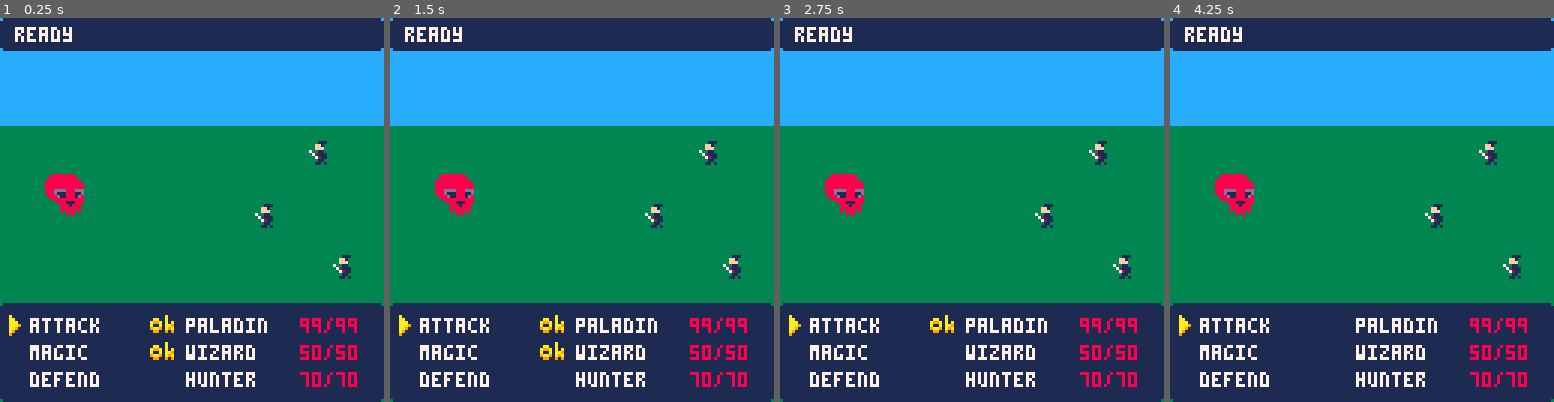
Above: before the commit, frames 1-4 (left to right).
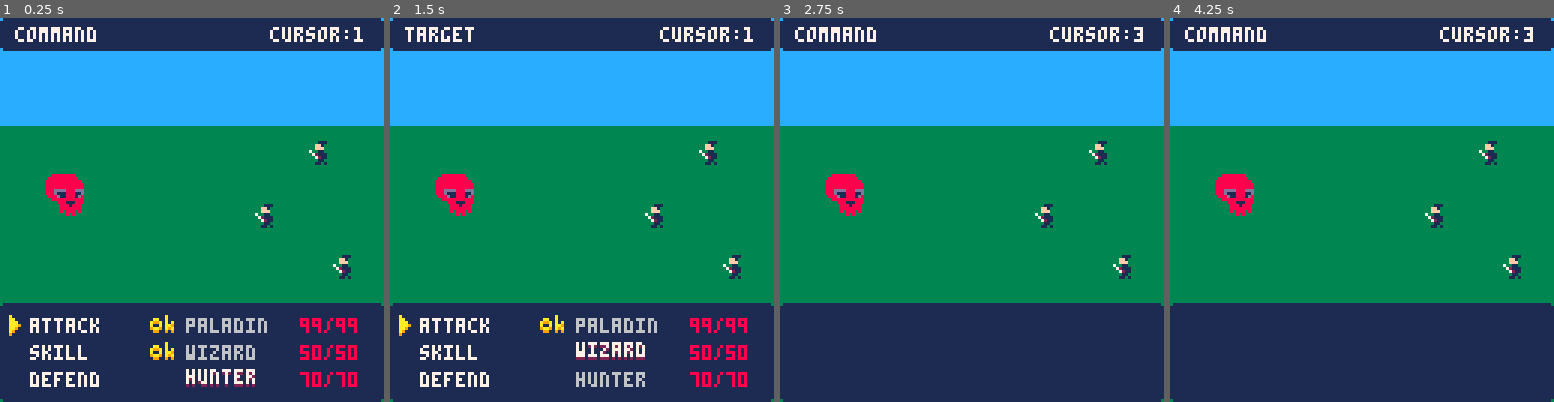
Above: after the commit, the same moments.

Repository: DevonOrxi/pico-rpg
Game: PICO-8 cartridge rpg.p8
Same seed, same stepped clock (60 frames per second), same inputs: the game is played once before the commit and once after it.
Inputs:
- Up to frame 1 (0.25 s): no input
- Up to frame 2 (1.5 s): tap X (X key) at 0.33, 1.07 s; tap O (Z key) at 0.7 s
- Up to frame 3 (2.75 s): hold Right 1.6-2.1 s; tap O (Z key) at 1.7, 2.1, 2.5 s; tap X (X key) at 1.85 s; hold Up 2.15-2.42 s; hold Right from 2.47 s (still down)
- Up to frame 4 (4.25 s): tap O (Z key) every 0.4 s from 2.9 to 4.1 s; tap X (X key) at 2.97, 4.08 s; release Right at 3.03 s; hold Left 3.08-3.58 s; hold Down 3.63-3.97 s; hold Right from 4.02 s (still down)

The runs differ from the first frame. In frame 1, 1.9% of the frame differs, in the area x 3-95%, y 2-97%; in frame 2, 2.1%; in frame 3, 4.0%, in the area x 2-95%, y 2-97%; in frame 4, 3.8%.

Commit message:
Navigation

Diff:
--- a/rpg.p8
+++ b/rpg.p8
@@ -23,16 +23,28 @@
 max_slots = 3
 
 --classes
-cmd = {
-	attack = { name = "attack" },
-	magic = { name = "magic" },
+command = {
+	attack = {
+		name = "attack",
+		tables = {
+			"target"
+		}
+	},
+	skill = {
+		name = "skill",
+		tables = {
+			"skill_sel"
+		}
+	},
 	defend = { name = "defend" }
 }
 
+skill_aux = {}
+
 classes = {
-	paladin = { cmd.attack, cmd.magic, cmd.defend },
-	wizard = { cmd.attack, cmd.magic, cmd.defend },
-	hunter = { cmd.attack, cmd.magic, cmd.defend }
+	paladin = { command.attack, command.skill, command.defend },
+	wizard = { command.attack, command.skill, command.defend },
+	hunter = { command.attack, command.skill, command.defend }
 }
 
 --actor-groups
@@ -41,43 +53,49 @@
 
 --actor-templates
 templates = {
-  paladin = {
-    name = "paladin",
-    m_hp = 99, c_hp = 99,
-    atk  = 7,   def  = 10,
-    spd  = 5,   mag  = 4,
-    spr  = 1,
-    class = classes.paladin
-  },
-
-  wizard = {
-    name = "wizard",
-    m_hp = 50,  c_hp = 50,
-    atk  = 2,   def  = 4,
-    spd  = 3,   mag  = 9,
-    spr  = 1,
-    class = classes.wizard
-  },
-
-  hunter = {
-    name = "hunter",
-    m_hp = 70,  c_hp = 70,
-    atk  = 9,   def  = 6,
-    spd  = 8,   mag  = 1,
-    spr  = 1,
-    class = classes.hunter
-  },
-
-  boss = {
-    name = "boss",
-    m_hp = 2000, c_hp = 2000,
-    atk  = 10,   def  = 5,
-    spd  = 5,    mag  = 5,
-    spr  = 64
-  }
+	paladin = {
+		name = "paladin",
+		m_hp = 99, c_hp = 99,
+		atk = 7, def = 10,
+		spd = 5, mag = 4,
+		spr = 1,
+		skillset = classes.paladin
+	},
+
+	wizard = {
+		name = "wizard",
+		m_hp = 50, c_hp = 50,
+		atk = 2, def = 4,
+		spd = 3, mag = 9,
+		spr = 1,
+		skillset = classes.wizard
+	},
+
+	hunter = {
+		name = "hunter",
+		m_hp = 70, c_hp = 70,
+		atk = 9, def = 6,
+		spd = 8, mag = 1,
+		spr = 1,
+		skillset = classes.hunter
+	},
+
+	boss = {
+		name = "boss",
+		m_hp = 2000, c_hp = 2000,
+		atk = 10, def = 5,
+		spd = 5, mag = 5,
+		spr = 64
+	}
 }
 --navigation
 nav_order_stack = {}
+nav_table_pointer = ""
+nav_cursor_ix = 1
+current_order = nil
+nav_command_table_ix = 0
+nav_current_table = {}
+show_flags = {}
 
 --#pub-func
 function _init()
@@ -90,26 +108,44 @@
 	nav_order_stack = {
 		--PLACEHOLDER
 		{
-			char = pc_slots[1],
 			inputs = {
-				{type="command", input=1},
-				{type="target", input=1}
+				{ type = "command", input = 1 },
+				{ type = "target", input = 1 }
 			}
 		},
 		{
-			char = pc_slots[2],
 			inputs = {
-				{type="command", input=2},
-				{type="skill", input=1},
-				{type="target", input=1}
+				{ type = "command", input = 2 },
+				{ type = "skill_sel", input = 1 },
+				{ type = "target", input = 1 }
 			}
 		}
 	}
+
+	show_flags = {
+		command = {
+			ui_command = draw_command_texts,
+			ui_stats = draw_stats
+		},
+		target = {
+			ui_command = draw_command_texts,
+			ui_stats = draw_stats
+		},
+		skill_sel = {
+			ui_skill_sel = draw_skill_sel
+		}
+	}
+
+	nav_table_pointer = "command"
+	nav_cursor_ix = 1
+	nav_current_table = command
 end
 
 function _update()
 	if b_status == "plan" then
 		plan_loop()
+	elseif b_status == "exec" then
+		print("EXEC")
 	end
 end
 
@@ -119,54 +155,166 @@
 	spr(64, npc_slots[1].x, npc_slots[1].y, 2, 2)
 	draw_party()
 	draw_ui()
+	-- debug:
+	print("cursor:"..tostr(nav_cursor_ix), 90, 3, 7)
 end
 
 --#prv-func
 function plan_loop()
-	local cur_mov = calc_movement()
-
 	if not handle_accept() then
 		if not handle_cancel() then
-			local cur_mov = calc_movement()
+			handle_movement()
 		end
 	end
 end
 
+-- ===== helpers de estado =====
+function cur_char_ix()
+	-- con opción B, el PJ actual es siempre el siguiente al último del stack
+	return #nav_order_stack + 1
+end
+
+function char_for_current()
+	return players[cur_char_ix()]
+end
+
+function get_chain_for_partial()
+	-- devuelve la cadena de submenús de la orden parcial actual (o vacía)
+	if not current_order or #current_order.inputs == 0 then
+		return {}
+	end
+	local char = char_for_current()
+	if not char then
+		return {}
+	end
+	local cmd_ix = current_order.inputs[1].input
+	local cmd = char.skillset[cmd_ix]
+	return (cmd and cmd.tables) or {}
+end
+
+function derive_pointer_from_inputs(inputs)
+	-- setea nav_table_pointer/nav_cursor_ix según el último input de "inputs"
+	if not inputs or #inputs == 0 then
+		nav_table_pointer = "command"
+		nav_cursor_ix = 1
+		return
+	end
+	local last = inputs[#inputs]
+	nav_table_pointer = last.type
+	nav_cursor_ix = last.input
+end
+
+-- cuando terminamos una orden parcial, la pusheamos al stack y preparamos el siguiente PJ
+function finalize_partial_and_advance()
+	if current_order and #current_order.inputs > 0 then
+		add(nav_order_stack, current_order)
+	end
+	current_order = nil
+
+	if #nav_order_stack >= #players then
+		b_status = "exec"
+	else
+		nav_table_pointer = "command"
+		nav_cursor_ix = 1
+	end
+end
+
+function push_step_and_advance()
+	add(current_order.inputs, { type = nav_table_pointer, input = nav_cursor_ix })
+
+	local chain = get_chain_for_partial()
+	local steps_done = #current_order.inputs - 1
+
+	if steps_done >= #chain then
+		finalize_partial_and_advance()
+	else
+		nav_table_pointer = chain[steps_done + 1]
+		nav_cursor_ix = 1
+	end
+end
+
+-- ===== aceptar (A) =====
 function handle_accept()
-	if btnp(4) then
+	if not btnp(4) then return false end
+
+	local char = char_for_current()
+	if not char then return true end
+
+	if nav_table_pointer == "command" then
+		local cmd = char.skillset[nav_cursor_ix]
+		if not cmd then return false end
+	end
+
+	if not current_order then
+		current_order = { inputs = {} }
+	end
+
+	push_step_and_advance()
+	return true
+end
+
+-- ===== cancelar (B) =====
+function handle_cancel()
+	if not btnp(5) then return false end
+
+	-- 1) Si hay orden parcial, deshacer dentro de ella
+	if current_order and #current_order.inputs > 0 then
+		del(current_order.inputs, current_order.inputs[#current_order.inputs])
+
+		if #current_order.inputs == 0 then
+			-- ya no queda nada parcial -> volver al comando
+			current_order = nil
+			nav_table_pointer = "command"
+			nav_cursor_ix = 1
+		else
+			-- volver al paso anterior dentro de la parcial
+			derive_pointer_from_inputs(current_order.inputs)
+		end
 		return true
 	end
-	return false
-end
-
-function handle_cancel()
-	if btnp(5) then
-		if #nav_order_stack == 0 then return true end
-
-		local last_order = nav_order_stack[#nav_order_stack]
-		local inputs = last_order.inputs
-		del(inputs, inputs[#inputs])
-
-		if #inputs == 0 then
-			del(nav_order_stack, last_order)
-		end
-
+
+	-- 2) Si no hay parcial, podemos “recuperar” la última completa del stack
+	if not current_order and #nav_order_stack > 0 then
+		current_order = nav_order_stack[#nav_order_stack]
+		del(nav_order_stack, current_order)
+		-- ahora estamos “dentro” de esa orden y podemos seguir deshaciendo
+		derive_pointer_from_inputs(current_order.inputs)
 		return true
 	end
-	return false
-end
-
-function calc_movement()
-	local cpx = 0
-	local cpy = 0
-	if btn(0) then cpx += 1 end
-	if btn(1) then cpx -= 1 end
-	if btn(2) then cpy -= 1 end
-	if btn(3) then cpy += 1 end
-
-	return { dx = cpx, dy = cpy }
-end
-
+
+	-- 3) No hay nada que deshacer: asegurar UI base
+	nav_table_pointer = "command"
+	nav_cursor_ix = 1
+	return true
+end
+
+-- ===== movimiento =====
+function handle_movement()
+	local d = 0
+	if btnp(2) then d = -1 end
+	if btnp(3) then d = 1 end
+	if d == 0 then return end
+	nav_cursor_ix = (nav_cursor_ix + d - 1) % current_table_size() + 1
+end
+
+function current_table_size()
+	local char = char_for_current()
+	if not char then return 1 end
+
+	if nav_table_pointer == "command" then
+		return #char.skillset
+	elseif nav_table_pointer == "skill_sel" then
+		-- TODO: tamaño real del menú de skills del comando elegido
+		return 1
+	elseif nav_table_pointer == "target" then
+		-- TODO: cantidad de objetivos válidos
+		return 1
+	end
+
+	return 1
+end
+
+-- ===== dibujo =====
 function draw_back()
 	rectfill(0, 0, 127, 35, 12)
 	rectfill(0, 36, 127, 127, 3)
@@ -175,36 +323,34 @@
 function draw_party()
 	local n = min(#pc_slots, #players)
 	for i = 1, n do
-		local char = players[i]
+		local ch = players[i]
 		local slot = pc_slots[i]
-		spr(char.spr or 1, char.x or slot.x, char.y or slot.y)
+		spr(ch.spr or 1, ch.x or slot.x, ch.y or slot.y)
 	end
 end
 
 function draw_ui()
 	draw_rounded_rect(0, 0, 127, 10, 1)
+	print(nav_table_pointer, 5, 3, 7)
 	draw_rounded_rect(0, 95, 127, 127, 1)
-
-	print('ready', 5, 3, 7)
-
-	draw_command_texts()
-	draw_stats()
+	if b_status ~= "plan" then return end
+	local flags = show_flags[nav_table_pointer]
+	if flags then
+		for _, fn in pairs(flags) do fn() end
+	end
 end
 
 function draw_command_texts()
-	if b_status == "plan" then
-		local cmd_ix = #nav_order_stack + 1
-    if cmd_ix <= #players then
-      local cur_char = players[cmd_ix]
-      local cur_cmds = cur_char.class
-
-      for i = 1, #cur_cmds do
-				local coords = cmd_txt_coords[i]
-        print(cur_cmds[i].name, coords.x, coords.y, 7)
-      end
-
-      spr(129, 0, 99) -- por ahora
-    end
+	local ix = cur_char_ix()
+	if ix <= #players then
+		local cur_char = players[ix]
+		local cur_cmds = cur_char.skillset
+		for i = 1, #cur_cmds do
+			local coords = cmd_txt_coords[i]
+			print(cur_cmds[i].name, coords.x, coords.y, 7)
+		end
+		local coords = cmd_txt_coords[nav_cursor_ix]
+		spr(129, coords.x - 10, coords.y - 1)
 	end
 end
 
@@ -212,21 +358,32 @@
 	for i = 1, #players do
 		local stats_x0 = 50
 		local cy = cmd_txt_coords[i].y
-		local char = players[i]
-		local hp_str = tostring(char.c_hp)
-		if #hp_str == 1 then
-			hp_str = " " .. hp_str
+		local ch = players[i]
+		local hp_str = tostr(ch.c_hp)
+		if #hp_str == 1 then hp_str = " " .. hp_str end
+
+		local done_count = #nav_order_stack
+
+		if i == cur_char_ix() then
+			print(ch.name, stats_x0 + 12, cy, 2)
+			print(ch.name, stats_x0 + 12, cy - 1, 7)
+		else
+			print(ch.name, stats_x0 + 12, cy, 6)
 		end
-		print(char.name, stats_x0 + 12, cy, 7)
-		print(hp_str .. "/" .. tostring(char.m_hp), stats_x0 + 50, cy, 8)
-		if i <= #nav_order_stack then
-			--señalador de orden completada
+
+		print(hp_str .. "/" .. tostr(ch.m_hp), stats_x0 + 50, cy, 8)
+
+		if i > 0 and i <= done_count then
 			spr(16, stats_x0, cy - 2)
 		end
 	end
 end
 
---#helpers
+function draw_skill_sel()
+	print("skills go here", 10, 100, 7)
+end
+
+-- ===== helpers varios =====
 function tcopy(t)
 	local r = {}
 	for k, v in pairs(t) do
